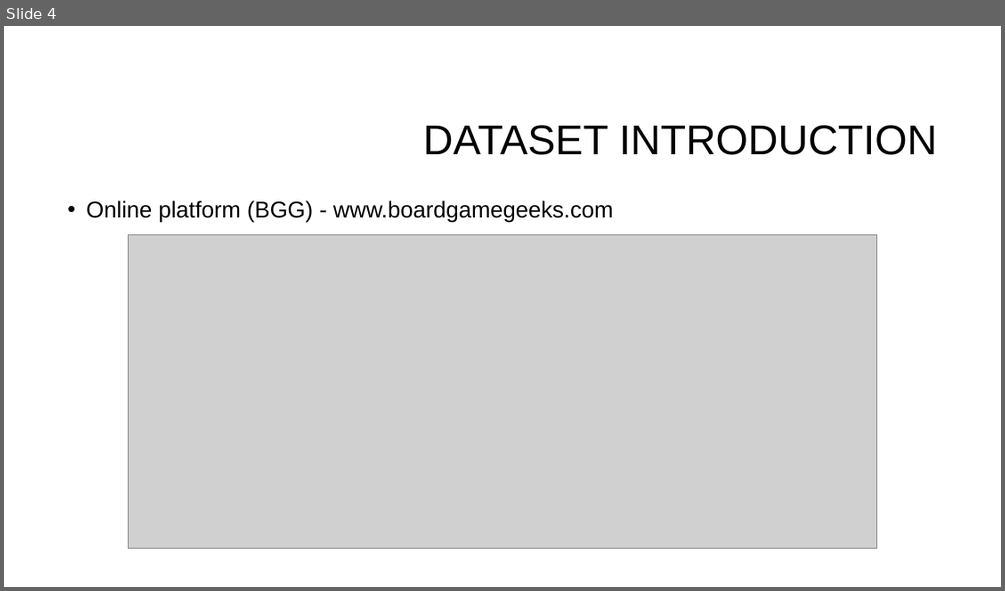
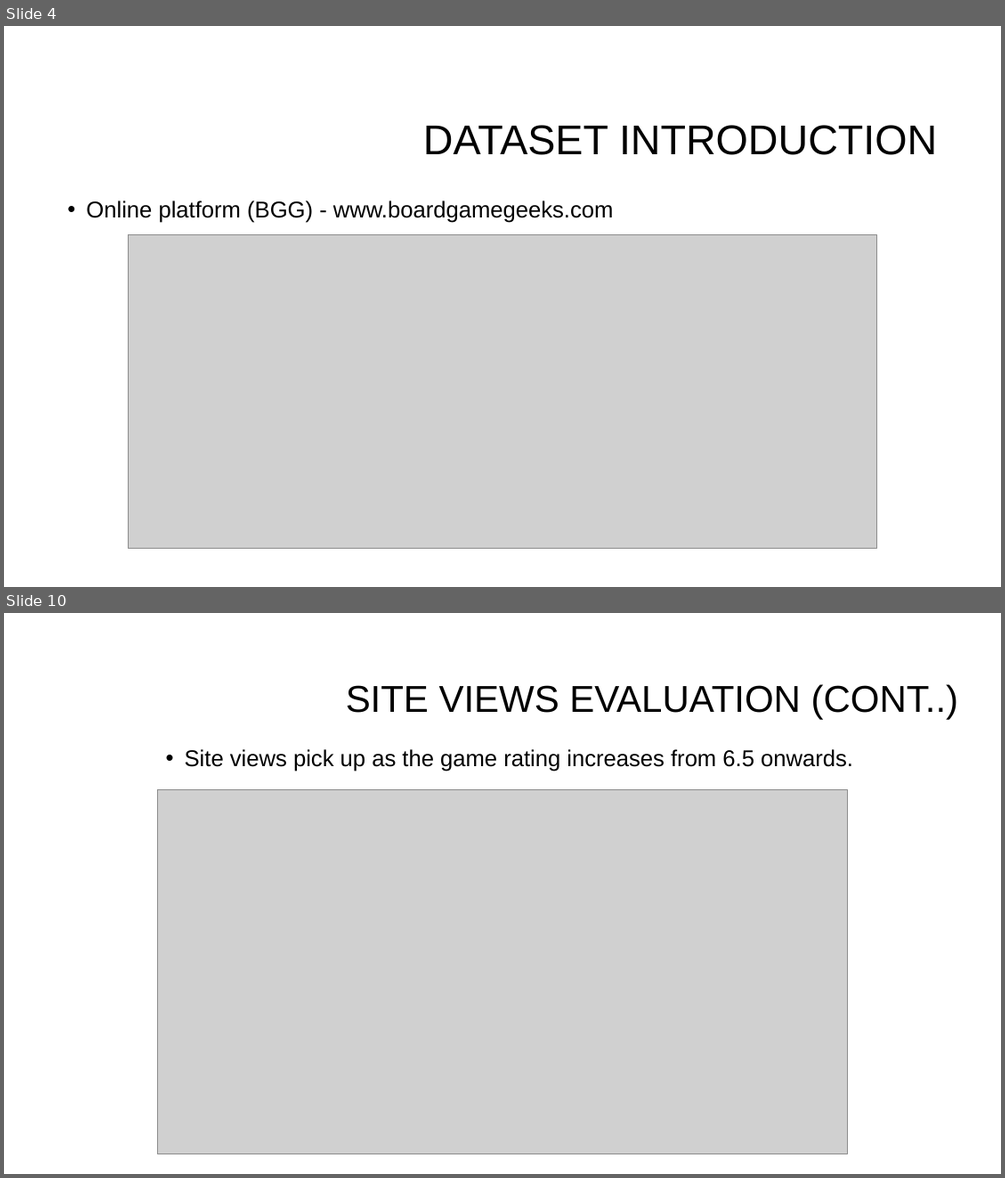
Before and after one commit to suhitasva/Python_EDA_Project_SVA, a slide deck: Boardgame_analysis_presentation.pptx. Shown one above the other, each under a label of ours: slide 4 before the commit, slides 4 and 10 after it; the slides between them are not shown. The pictures are 1005x591 and 1005x1178 pixels, drawn with LibreOffice and Linux fonts; fonts in the diff are those of the drawing; grey boxes stand for pictures; background and template pictures are left out. Boxes give left, top, right and bottom in pixels: in the first picture for what was removed or moved away, otherwise in the second. Text is boxed around its words. In the diff, an @@ line names an element or a change of style, - is before the commit and + after.

Commit message:
Slides created for site views awards and media type count analysis

```diff
--- a/Boardgame_analysis_presentation.pptx
+++ b/Boardgame_analysis_presentation.pptx
@@ slide 10 added at <box>4,613,1001,1174</box>, background #FFFFFF @@
@@ title added at <box>346,684,959,720</box>, 36 pt, text #000000 @@
+SITE VIEWS EVALUATION (CONT..)
@@ text added at <box>185,749,853,771</box>, 22 pt, text #000000 @@
+• Site views pick up as the game rating increases from 6.5 onwards.
@@ picture added at <box>157,790,847,1154</box> @@
```
Also in this commit, not shown: 2 slides changed, 9 other slides added, 1 slide removed.
